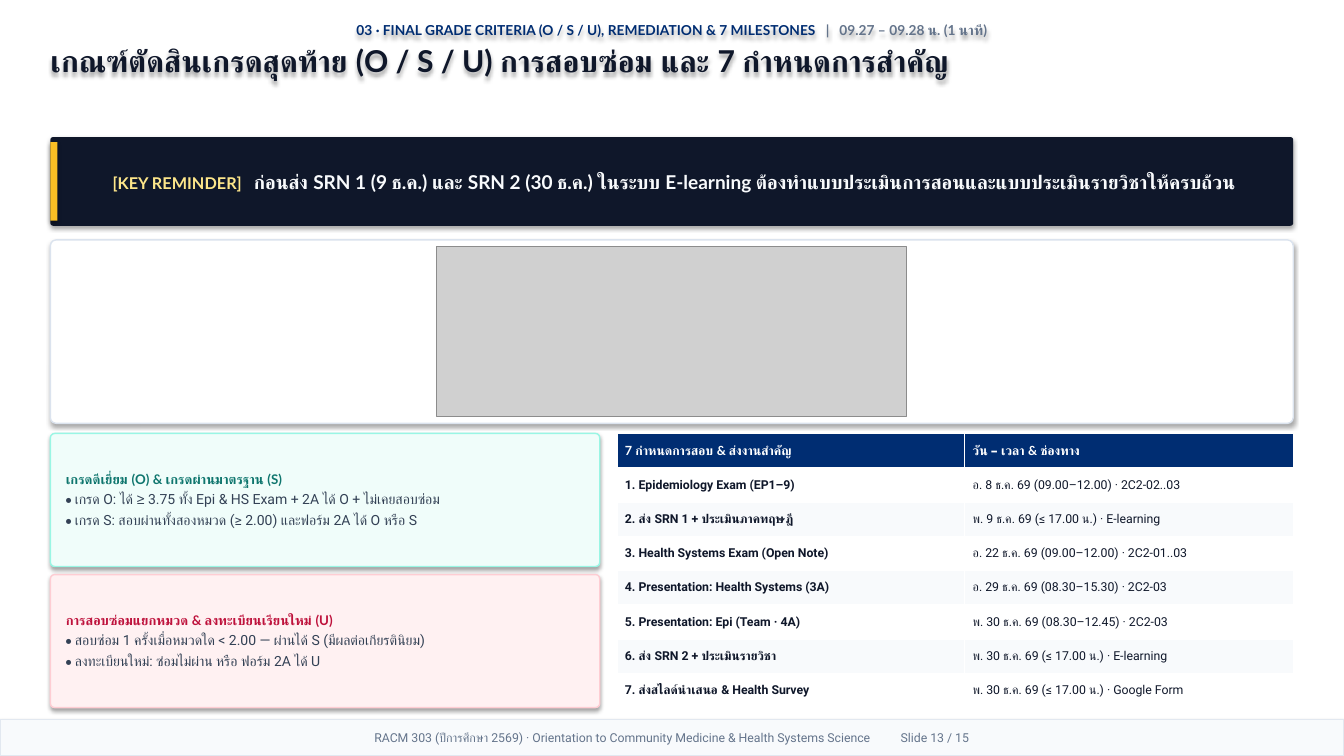
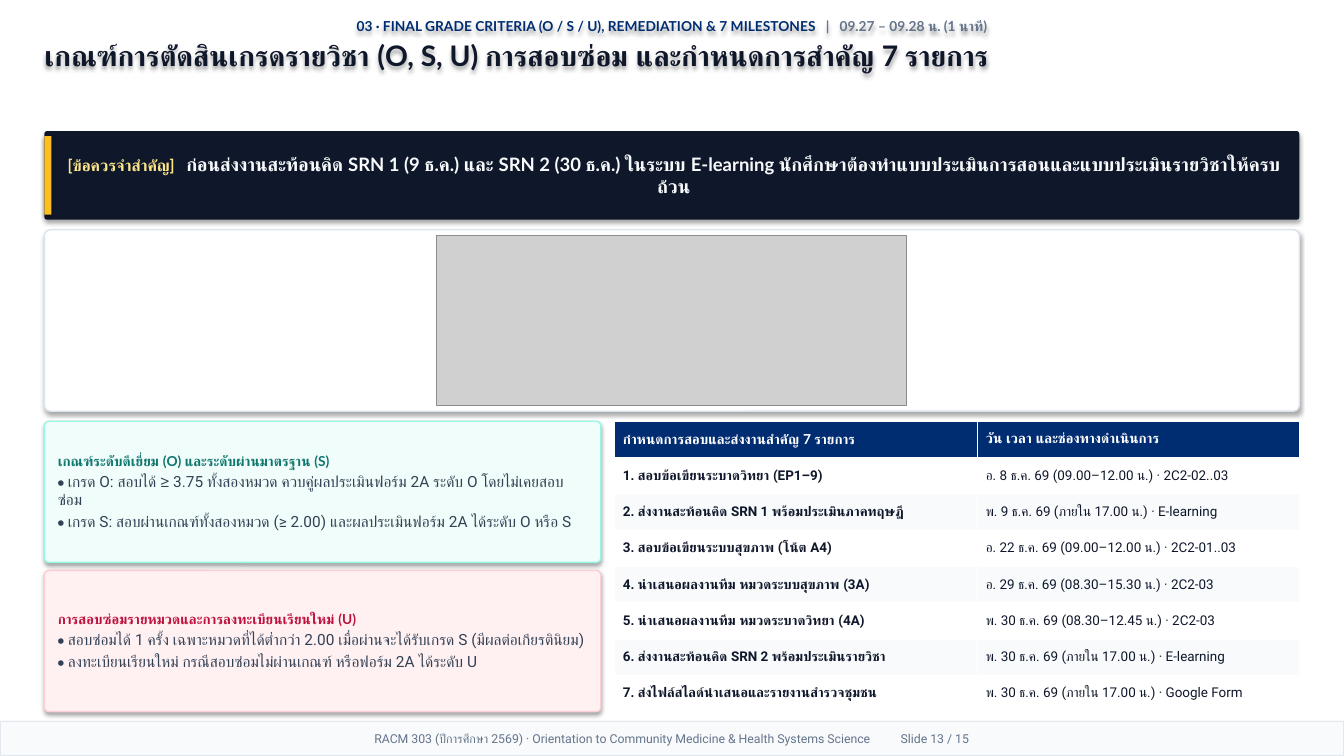
Before and after one commit to smartwoo/racm303-2569, a slide deck: slide 13 of exports/pptx/RACM303_2569_Orientation_Slides.pptx. Drawn at 1344x756 pixels with LibreOffice and Linux fonts; fonts in the diff are those of the drawing; grey boxes stand for pictures. Boxes give left, top, right and bottom in pixels: in the first picture for what was removed or moved away, otherwise in the second. Text is boxed around its words. In the diff, an @@ line names an element or a change of style, - is before the commit and + after.

```diff
--- a/exports/pptx/RACM303_2569_Orientation_Slides.pptx
+++ b/exports/pptx/RACM303_2569_Orientation_Slides.pptx
@@ text at <box>44,44,988,74</box>: text changed; size 21.5 to 20.2 pt @@
-เกณฑ์ตัดสินเกรดสุดท้าย (O / S / U) การสอบซ่อม และ 7 กำหนดการสำคัญ
+เกณฑ์การตัดสินเกรดรายวิชา (O, S, U) การสอบซ่อม และกำหนดการสำคัญ 7 รายการ
@@ rounded rectangle "[ข้อควรจำสำคัญ] ก่อนส่งงานสะท้อนคิด SRN 1 (9 ...": place and size @@
-rounded rectangle "[ข้อควรจำสำคัญ] ก่อนส่งงานสะท้อนคิด SRN 1 (9 ..." at <box>50,137,1294,226</box>
+rounded rectangle "[ข้อควรจำสำคัญ] ก่อนส่งงานสะท้อนคิด SRN 1 (9 ..." at <box>44,131,1300,220</box>
@@ rectangle: place and size @@
-rectangle at <box>50,142,57,221</box>
+rectangle at <box>44,136,51,215</box>
@@ text in rounded rectangle at <box>68,156,1280,194</box>: text changed; size 13.6 to 13.2 pt @@
-[KEY REMINDER] ก่อนส่ง SRN 1 (9 ธ.ค.) และ SRN 2 (30 ธ.ค.) ในระบบ E-learning ต้องทำแบบประเมินการสอนและแบบประเมินรายวิชาให้ครบถ้วน
+[ข้อควรจำสำคัญ] ก่อนส่งงานสะท้อนคิด SRN 1 (9 ธ.ค.) และ SRN 2 (30 ธ.ค.) ในระบบ E-learning นักศึกษาต้องทำแบบประเมินการสอนและแบบประเมินรายวิชาให้ครบถ้วน
@@ rounded rectangle: place and size @@
-rounded rectangle at <box>50,240,1294,423</box>
+rounded rectangle at <box>44,230,1300,411</box>
@@ picture: place and size @@
-picture at <box>437,247,907,416</box>
+picture at <box>437,236,907,405</box>
@@ rounded rectangle "เกณฑ์ระดับดีเยี่ยม (O) และระดับผ่านมาตรฐาน (S)": place and size @@
-rounded rectangle "เกณฑ์ระดับดีเยี่ยม (O) และระดับผ่านมาตรฐาน (S)" at <box>50,434,600,567</box>
+rounded rectangle "เกณฑ์ระดับดีเยี่ยม (O) และระดับผ่านมาตรฐาน (S)" at <box>44,421,601,563</box>
@@ table at <box>615,421,1300,712</box> @@
-row 1, column 1: 7 กำหนดการสอบ & ส่งงานสำคัญ
+row 1, column 1: กำหนดการสอบและส่งงานสำคัญ 7 รายการ
-row 1, column 2: วัน – เวลา & ช่องทาง
+row 1, column 2: วัน เวลา และช่องทางดำเนินการ
-row 2, column 1: 1. Epidemiology Exam (EP1–9)
+row 2, column 1: 1. สอบข้อเขียนระบาดวิทยา (EP1–9)
-row 2, column 2: อ. 8 ธ.ค. 69 (09.00–12.00) · 2C2-02..03
+row 2, column 2: อ. 8 ธ.ค. 69 (09.00–12.00 น.) · 2C2-02..03
-row 3, column 1: 2. ส่ง SRN 1 + ประเมินภาคทฤษฎี
+row 3, column 1: 2. ส่งงานสะท้อนคิด SRN 1 พร้อมประเมินภาคทฤษฎี
-row 3, column 2: พ. 9 ธ.ค. 69 (≤ 17.00 น.) · E-learning
+row 3, column 2: พ. 9 ธ.ค. 69 (ภายใน 17.00 น.) · E-learning
-row 4, column 1: 3. Health Systems Exam (Open Note)
+row 4, column 1: 3. สอบข้อเขียนระบบสุขภาพ (โน้ต A4)
-row 4, column 2: อ. 22 ธ.ค. 69 (09.00–12.00) · 2C2-01..03
+row 4, column 2: อ. 22 ธ.ค. 69 (09.00–12.00 น.) · 2C2-01..03
-row 5, column 1: 4. Presentation: Health Systems (3A)
+row 5, column 1: 4. นำเสนอผลงานทีม หมวดระบบสุขภาพ (3A)
-row 5, column 2: อ. 29 ธ.ค. 69 (08.30–15.30) · 2C2-03
+row 5, column 2: อ. 29 ธ.ค. 69 (08.30–15.30 น.) · 2C2-03
-row 6, column 1: 5. Presentation: Epi (Team · 4A)
+row 6, column 1: 5. นำเสนอผลงานทีม หมวดระบาดวิทยา (4A)
-row 6, column 2: พ. 30 ธ.ค. 69 (08.30–12.45) · 2C2-03
+row 6, column 2: พ. 30 ธ.ค. 69 (08.30–12.45 น.) · 2C2-03
-row 7, column 1: 6. ส่ง SRN 2 + ประเมินรายวิชา
+row 7, column 1: 6. ส่งงานสะท้อนคิด SRN 2 พร้อมประเมินรายวิชา
-row 7, column 2: พ. 30 ธ.ค. 69 (≤ 17.00 น.) · E-learning
+row 7, column 2: พ. 30 ธ.ค. 69 (ภายใน 17.00 น.) · E-learning
-row 8, column 1: 7. ส่งสไลด์นำเสนอ & Health Survey
+row 8, column 1: 7. ส่งไฟล์สไลด์นำเสนอและรายงานสำรวจชุมชน
-row 8, column 2: พ. 30 ธ.ค. 69 (≤ 17.00 น.) · Google Form
+row 8, column 2: พ. 30 ธ.ค. 69 (ภายใน 17.00 น.) · Google Form
@@ table: place and size @@
-table at <box>617,434,1294,708</box>
+table at <box>615,421,1300,712</box>
@@ text in rounded rectangle at <box>58,455,571,531</box>: text changed; size 10 to 11 pt @@
-เกรดดีเยี่ยม (O) & เกรดผ่านมาตรฐาน (S)
-• เกรด O: ได้ ≥ 3.75 ทั้ง Epi & HS Exam + 2A ได้ O + ไม่เคยสอบซ่อม
-• เกรด S: สอบผ่านทั้งสองหมวด (≥ 2.00) และฟอร์ม 2A ได้ O หรือ S
+เกณฑ์ระดับดีเยี่ยม (O) และระดับผ่านมาตรฐาน (S)
+• เกรด O: สอบได้ ≥ 3.75 ทั้งสองหมวด ควบคู่ผลประเมินฟอร์ม 2A ระดับ O โดยไม่เคยสอบซ่อม
+• เกรด S: สอบผ่านเกณฑ์ทั้งสองหมวด (≥ 2.00) และผลประเมินฟอร์ม 2A ได้ระดับ O หรือ S
@@ rounded rectangle "การสอบซ่อมรายหมวดและการลงทะเบียนเรียนใหม่ (U)": place and size @@
-rounded rectangle "การสอบซ่อมรายหมวดและการลงทะเบียนเรียนใหม่ (U)" at <box>50,575,600,708</box>
+rounded rectangle "การสอบซ่อมรายหมวดและการลงทะเบียนเรียนใหม่ (U)" at <box>44,571,601,712</box>
@@ text in rounded rectangle at <box>58,613,584,667</box>: text changed; size 10 to 11 pt @@
-การสอบซ่อมแยกหมวด & ลงทะเบียนเรียนใหม่ (U)
-• สอบซ่อม 1 ครั้งเมื่อหมวดใด < 2.00 — ผ่านได้ S (มีผลต่อเกียรตินิยม)
-• ลงทะเบียนใหม่: ซ่อมไม่ผ่าน หรือ ฟอร์ม 2A ได้ U
+การสอบซ่อมรายหมวดและการลงทะเบียนเรียนใหม่ (U)
+• สอบซ่อมได้ 1 ครั้ง เฉพาะหมวดที่ได้ต่ำกว่า 2.00 เมื่อผ่านจะได้รับเกรด S (มีผลต่อเกียรตินิยม)
+• ลงทะเบียนเรียนใหม่ กรณีสอบซ่อมไม่ผ่านเกณฑ์ หรือฟอร์ม 2A ได้ระดับ U
```
Also in this commit, not shown: 13 other slides changed, 1 slide added, 1 slide removed, 5 other files.
